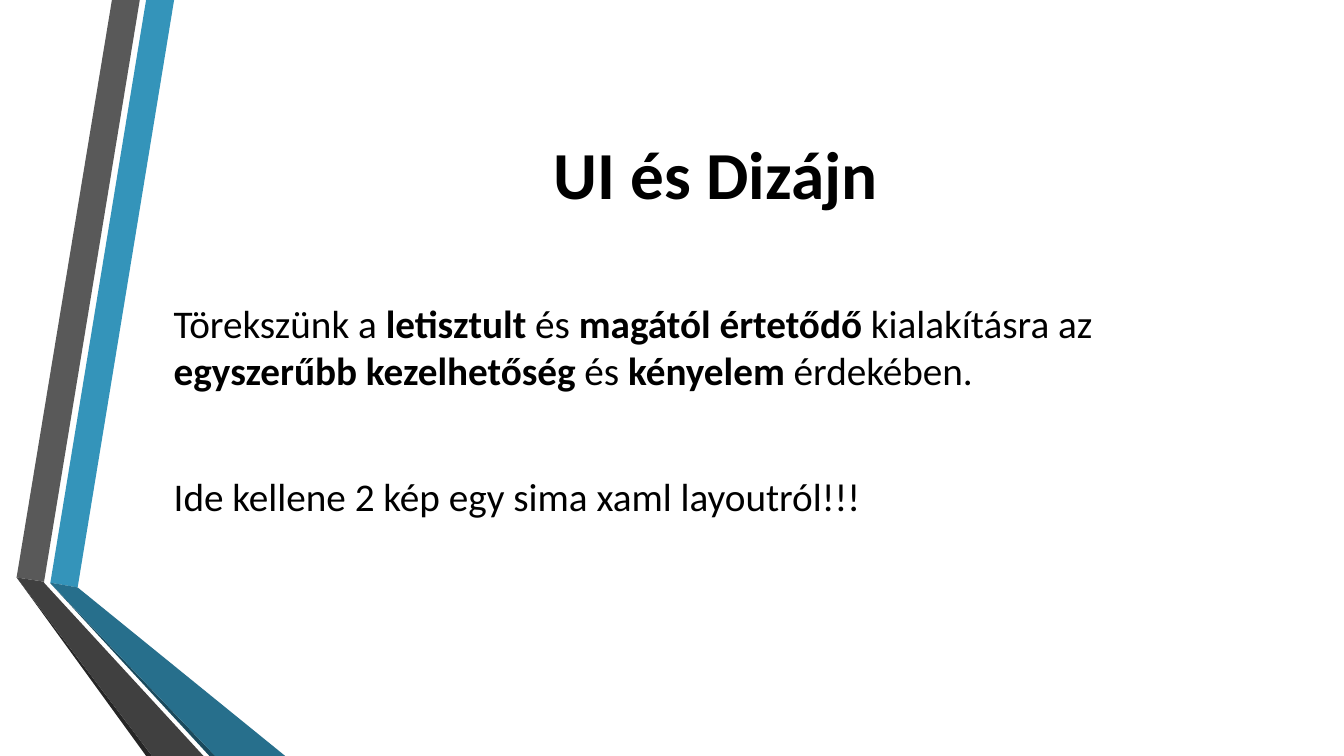
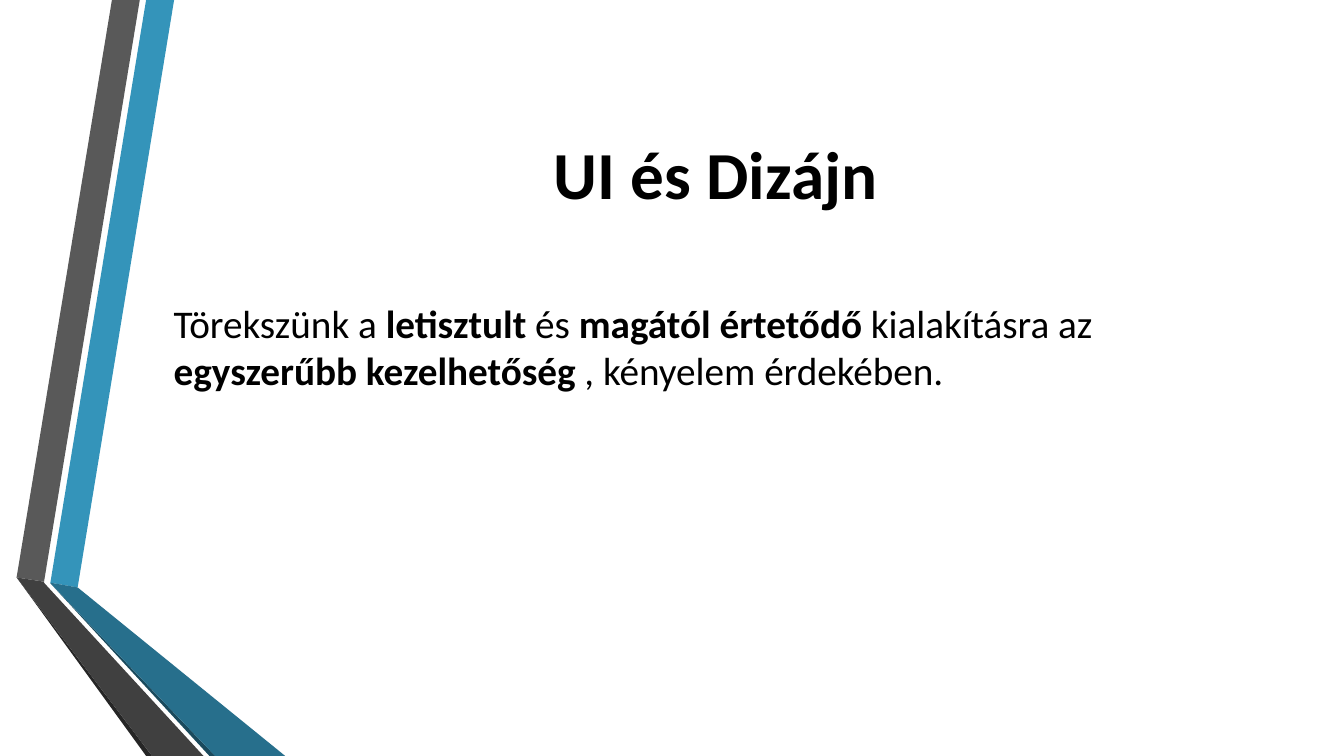
Before and after one commit to yAn2049/Aliasly-Password-Manager, a slide deck: slide 7 of Documents/Aliasly bemutató.pptx (slide 6 before the commit). Drawn at 1344x756 pixels with LibreOffice and Linux fonts; fonts in the diff are those of the drawing; background and template pictures are left out. Boxes give left, top, right and bottom in pixels: in the first picture for what was removed or moved away, otherwise in the second. Text is boxed around its words. In the diff, an @@ line names an element or a change of style, - is before the commit and + after.

```diff
--- a/Documents/Aliasly bemutató.pptx
+++ b/Documents/Aliasly bemutató.pptx
@@ text at (x1=174, y1=310, x2=1092, y2=392): text changed; bold on @@
-Törekszünk a letisztult és magától értetődő kialakításra az egyszerűbb kezelhetőség és kényelem érdekében.
-Ide kellene 2 kép egy sima xaml layoutról!!!
+Törekszünk a letisztult és magától értetődő kialakításra az egyszerűbb kezelhetőség , kényelem érdekében.
```
Also in this commit, not shown: 2 other slides changed, 2 slides added.
